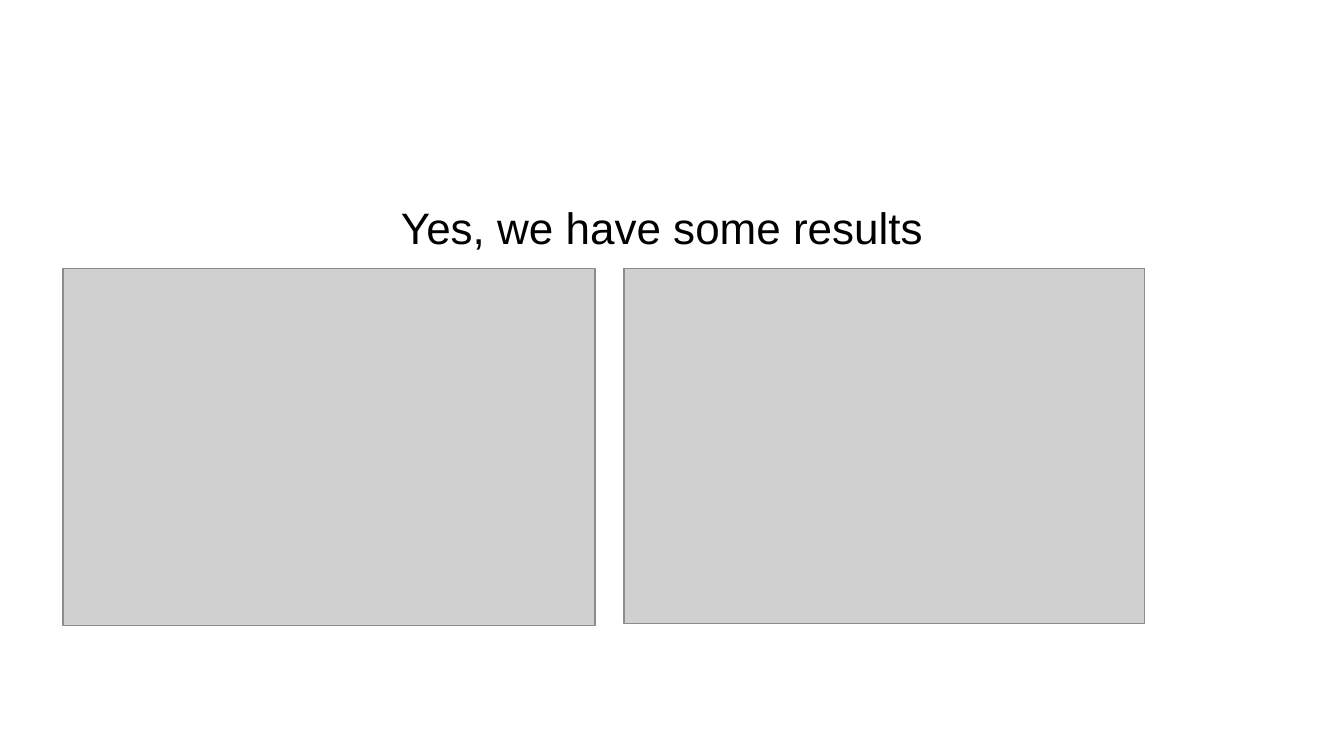
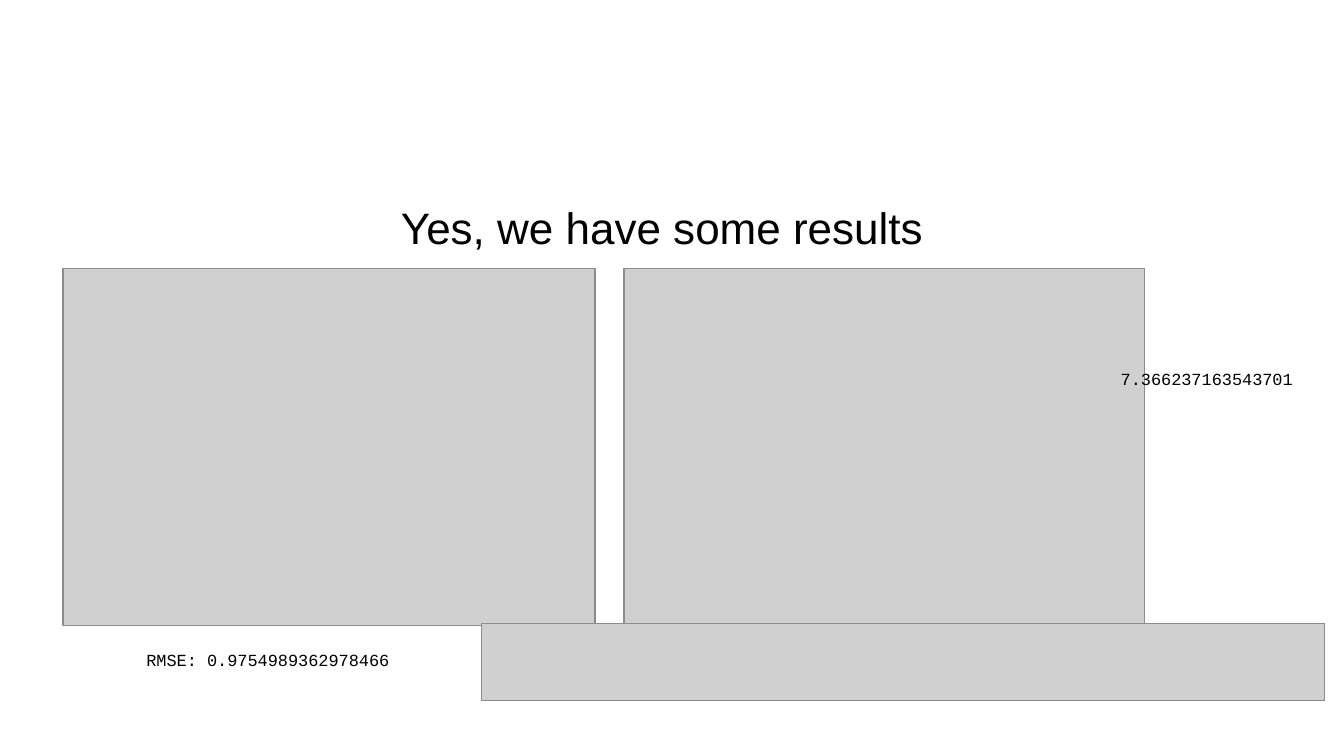
Before and after one commit to jgo-DA/Project-Movies_Team-Darmstadt, a slide deck: slide 10 of docs/Team-Darmstadt_Movies-Project_Presentation.odp. Drawn at 1344x756 pixels with LibreOffice and Linux fonts; fonts in the diff are those of the drawing; grey boxes stand for pictures; background and template pictures are left out. Boxes give left, top, right and bottom in pixels: in the first picture for what was removed or moved away, otherwise in the second. Text is boxed around its words. In the diff, an @@ line names an element or a change of style, - is before the commit and + after.

```diff
--- a/docs/Team-Darmstadt_Movies-Project_Presentation.odp
+++ b/docs/Team-Darmstadt_Movies-Project_Presentation.odp
@@ text added at box(1121, 372, 1293, 390), 10 pt, text #000000 @@
+7.366237163543701
@@ picture added at box(482, 623, 1326, 701) @@
@@ text added at box(146, 654, 389, 666), 10 pt, text #000000 @@
+RMSE: 0.9754989362978466
```
Also in this commit, not shown: 1 other file.
